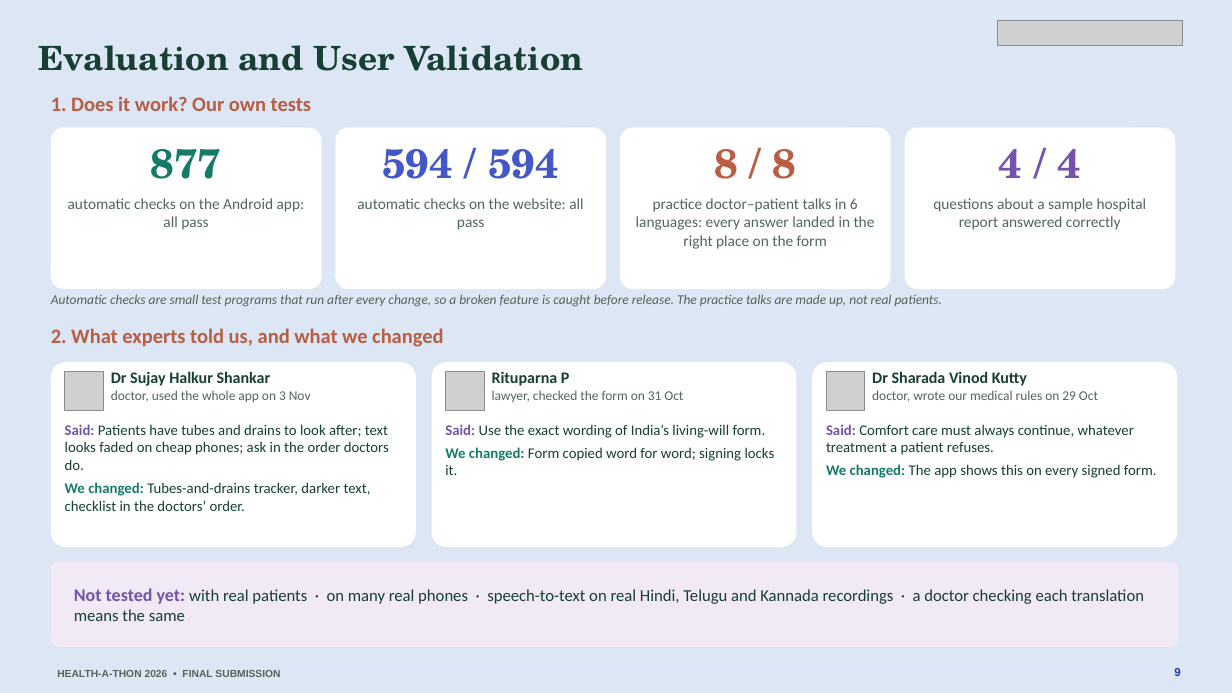
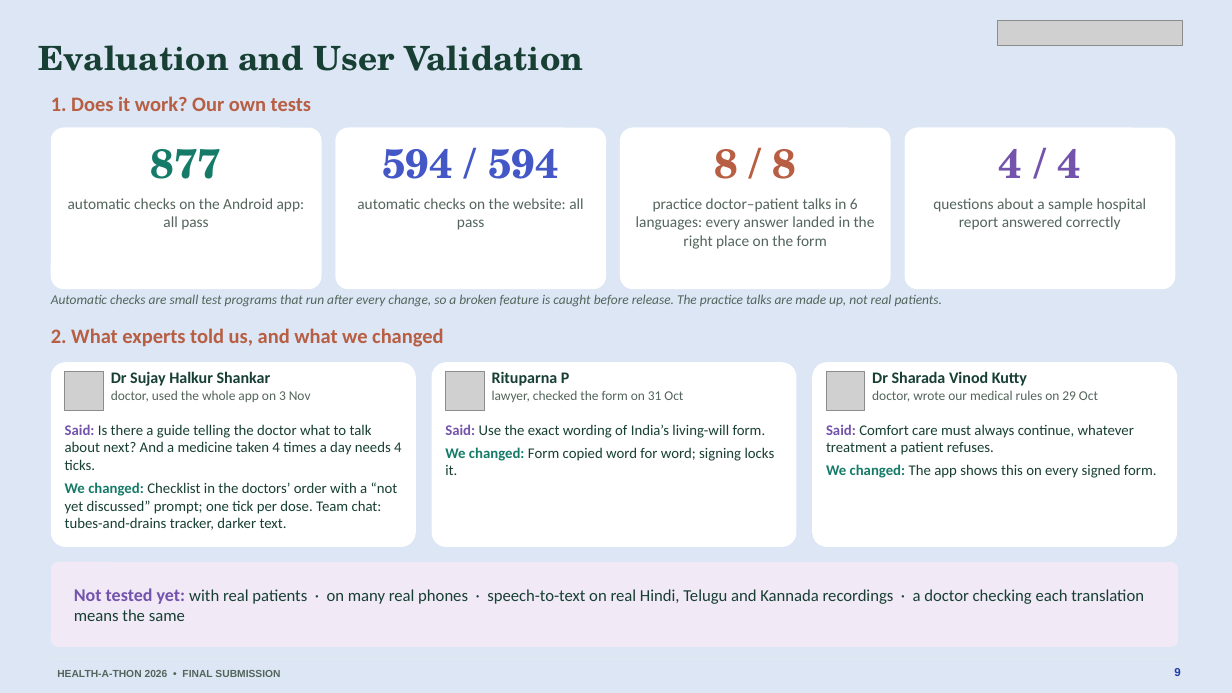
Before and after one commit to basithladdu/healthathon, a slide deck: slide 9 of output/final-submission/Sahara-Final-Presentation.pptx. Drawn at 1232x693 pixels with LibreOffice and Linux fonts; fonts in the diff are those of the drawing; grey boxes stand for pictures. Boxes give left, top, right and bottom in pixels: in the first picture for what was removed or moved away, otherwise in the second. Text is boxed around its words. In the diff, an @@ line names an element or a change of style, - is before the commit and + after.

```diff
--- a/output/final-submission/Sahara-Final-Presentation.pptx
+++ b/output/final-submission/Sahara-Final-Presentation.pptx
@@ text at bbox=[65, 424, 401, 530]: text changed @@
-Said: Patients have tubes and drains to look after; text looks faded on cheap phones; ask in the order doctors do.
-We changed: Tubes-and-drains tracker, darker text, checklist in the doctors’ order.
+Said: Is there a guide telling the doctor what to talk about next? And a medicine taken 4 times a day needs 4 ticks.
+We changed: Checklist in the doctors’ order with a “not yet discussed” prompt; one tick per dose. Team chat: tubes-and-drains tracker, darker text.
```
Also in this commit, not shown: 1 other slide changed, 9 other files.
